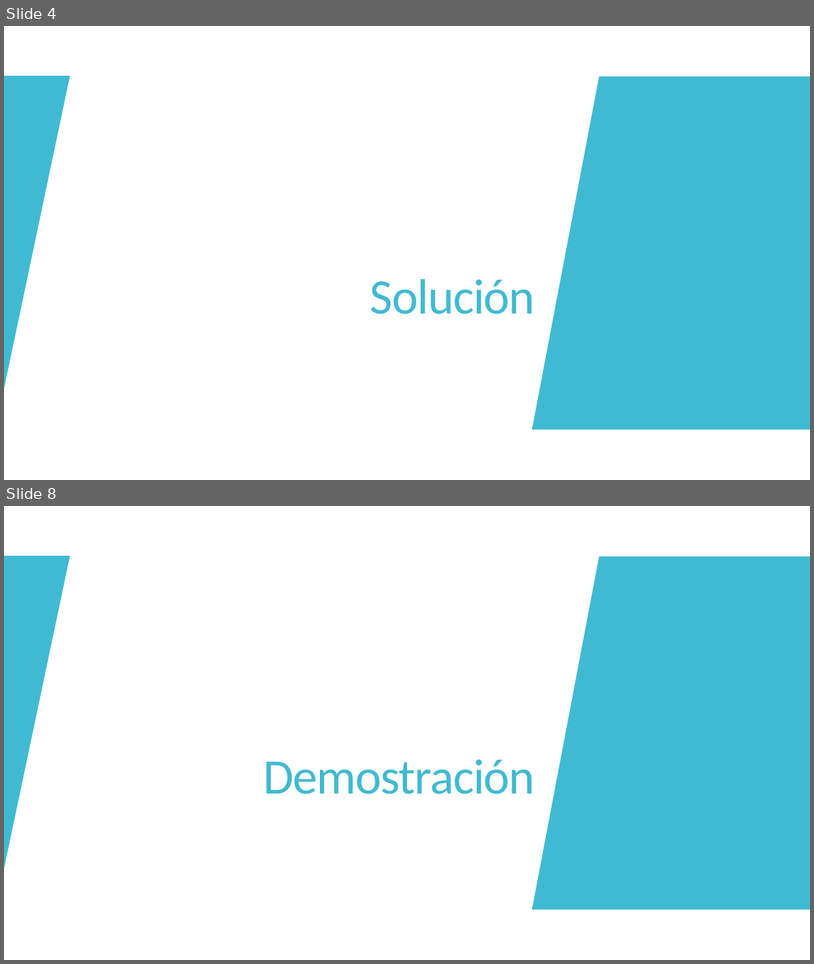
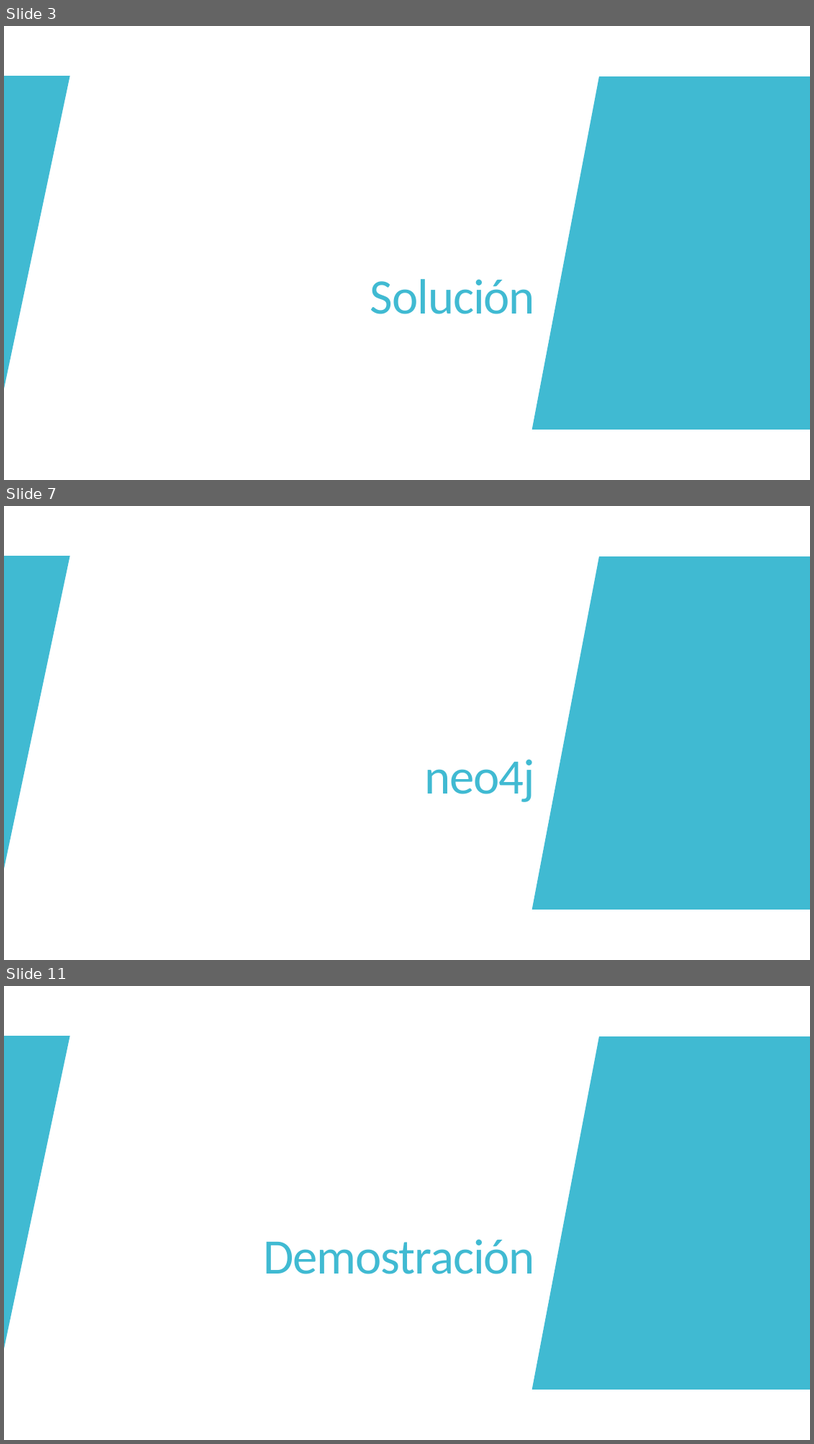
Before and after one commit to JuanCasado/ADVANCED_DATABASES, a slide deck: PRESENTATION/neo4j.pptx. Shown one above the other, each under a label of ours: slides 4 and 8 before the commit, slides 3, 7 and 11 after it; the slides between them are not shown. The pictures are 814x964 and 814x1444 pixels, drawn with LibreOffice and Linux fonts; fonts in the diff are those of the drawing. Boxes give left, top, right and bottom in pixels: in the first picture for what was removed or moved away, otherwise in the second. Text is boxed around its words. In the diff, an @@ line names an element or a change of style, - is before the commit and + after.

```diff
--- a/PRESENTATION/neo4j.pptx
+++ b/PRESENTATION/neo4j.pptx
@@ slide 7 added at (4, 506, 810, 960), background #FFFFFF; not listed: 2 template elements that a slide beside it also shows @@
@@ rectangle added at (4, 506, 810, 960), fill #FFFFFF @@
@@ rectangle added at (4, 556, 609, 909), fill #40BAD2 @@
@@ freeform shape added at (4, 556, 70, 870), fill #40BAD2 @@
@@ freeform shape added at (532, 556, 810, 909), fill #40BAD2 @@
@@ rectangle added at (617, 556, 810, 909), fill #C8C8C8 at 50% opacity @@
@@ title added at (425, 759, 536, 802), 59 pt, text #40BAD2 @@
+neo4j
@@ what was slide 4 is now slide 3 @@
@@ what was slide 8 is now slide 11 @@
```
Also in this commit, not shown: 2 slides changed, 6 other slides added, 4 slides removed, 9 other files.
